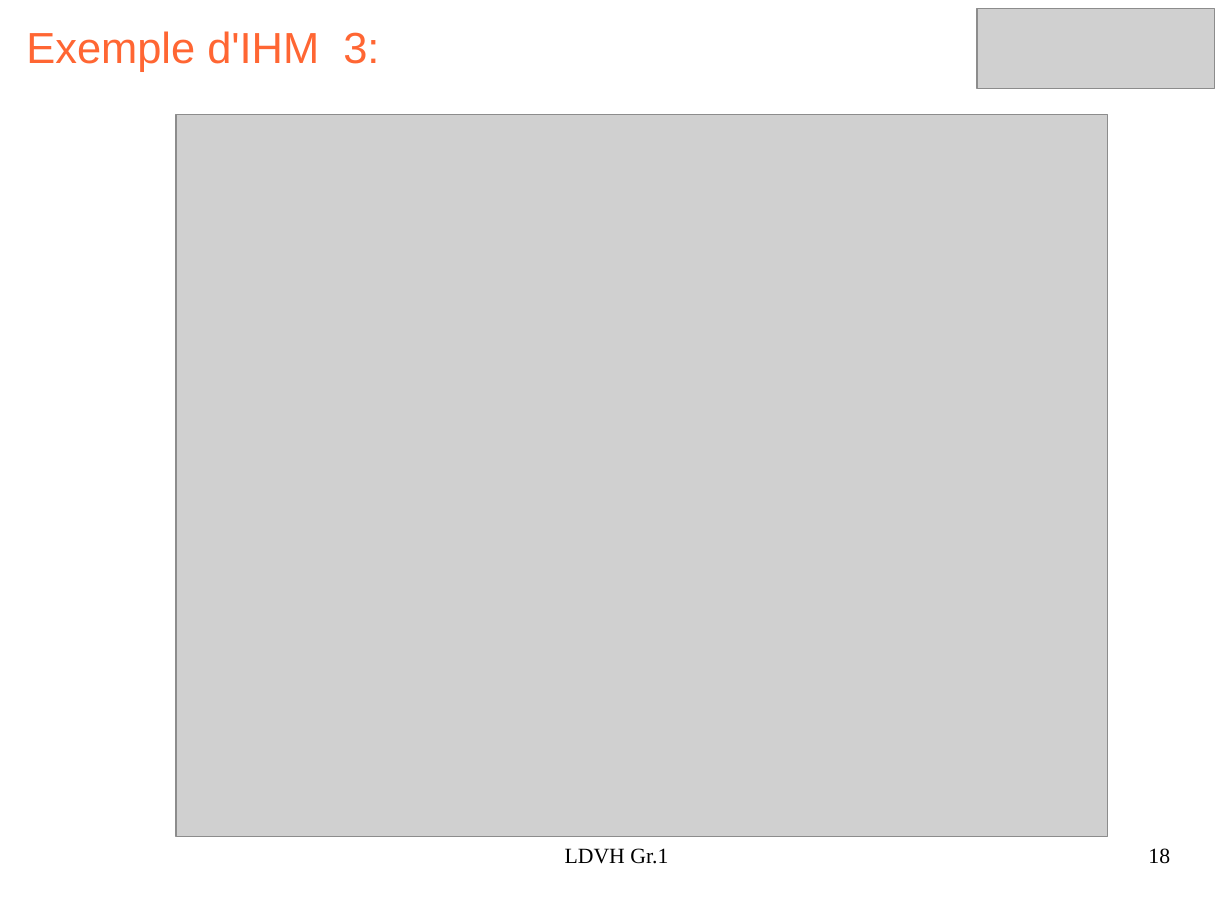
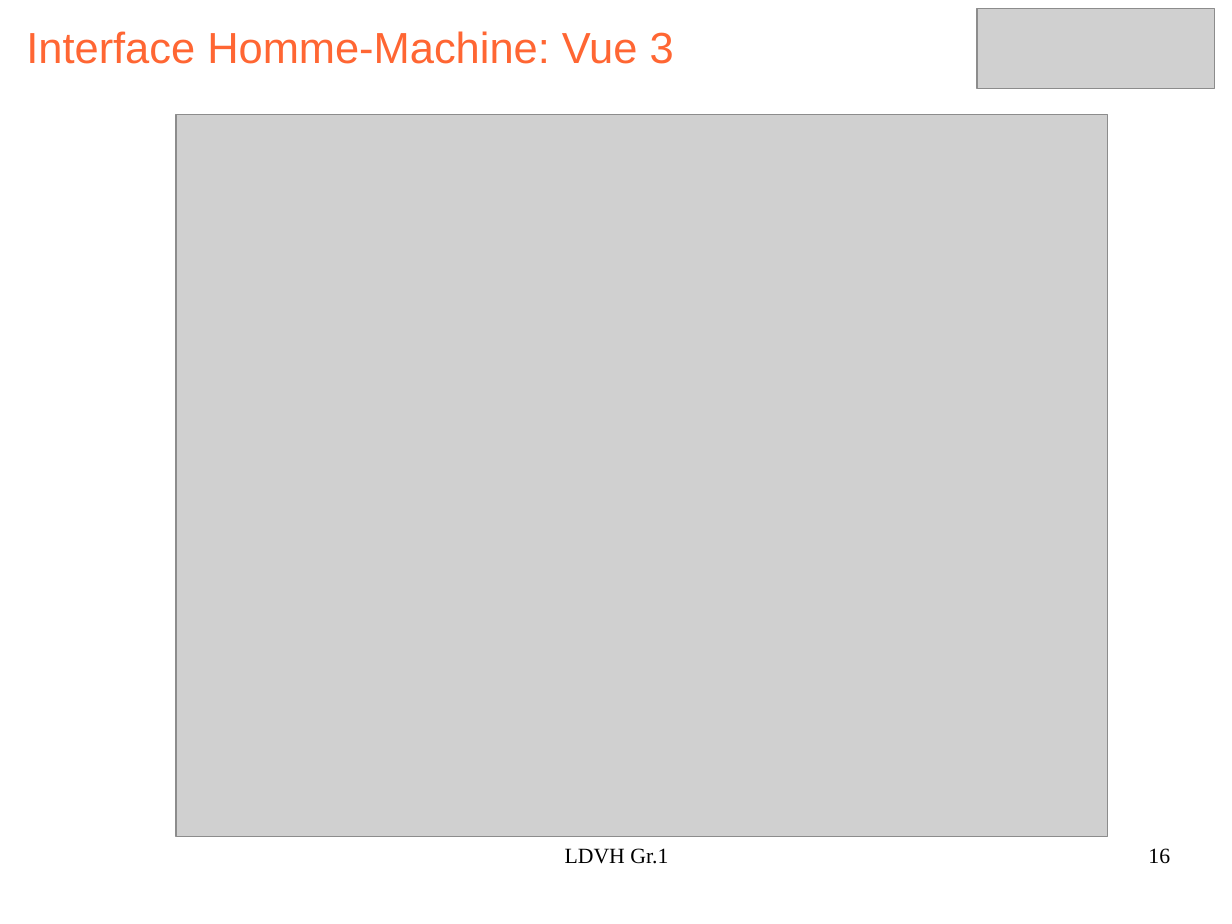
Before and after one commit to PanDav2/SBCD_IL, a slide deck: slide 16 of presentation/2015-2016.odp (slide 18 before the commit). Drawn at 1232x924 pixels with LibreOffice and Linux fonts; fonts in the diff are those of the drawing; grey boxes stand for pictures. Boxes give left, top, right and bottom in pixels: in the first picture for what was removed or moved away, otherwise in the second. Text is boxed around its words. In the diff, an @@ line names an element or a change of style, - is before the commit and + after.

```diff
--- a/presentation/2015-2016.odp
+++ b/presentation/2015-2016.odp
@@ title at <box>26,31,674,64</box>: text changed @@
-Exemple d'IHM 3:
+Interface Homme-Machine: Vue 3
@@ page number at <box>1148,848,1170,864</box>: text changed @@
-18
+16
```
Also in this commit, not shown: 4 other slides changed, 1 other file.
